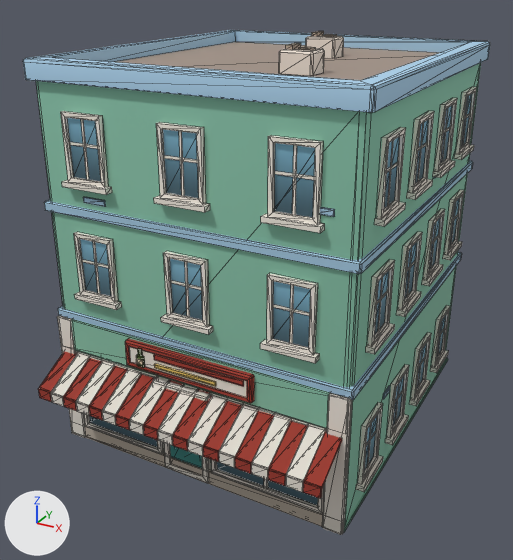
A saved change to the glTF model newcity/art/kit/tremont_e1.glb.
One viewpoint serves both versions: a camera (50 mm lens) standing at (9.94, -19.53, 14.03) and looking at (-0.1, -1.27, 4.9). The axes (+X, +Y, +Z) are drawn at lower left. The lights are the same throughout. The picture after the commit comes second. Mesh edges are drawn as thin lines. Vertices at exactly the same position are counted once.

In view in the first picture: 'tremont_e1'.
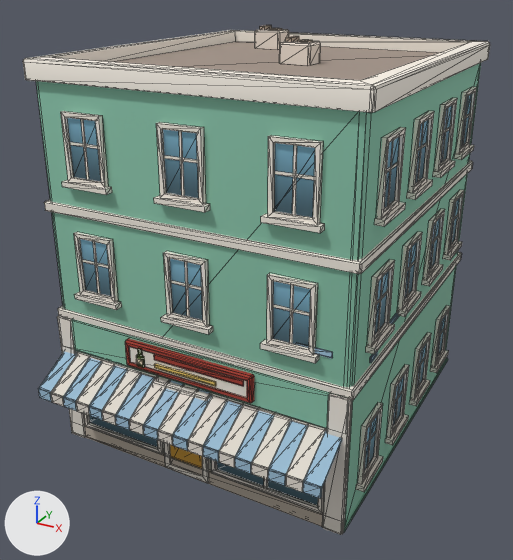
Location of each change, [x1, y1, x2, y2] in pixels of the pictures (513 x 560 px; the box of a moved part takes in the faces that stretch with it):
'tremont_e1', reshaped, surface changed (lighter)
    before: [23, 30, 490, 535]
    after: [23, 25, 490, 535]
part 1 of me_tremont_e1, moved or reshaped (not visible afterwards)
    before: [320, 207, 335, 217]
part 2 of me_tremont_e1, moved or reshaped (not visible before)
    after: [296, 343, 333, 358]
part 3 of me_tremont_e1, moved or reshaped (not visible afterwards)
    before: [83, 197, 106, 207]
part 4 of me_tremont_e1, moved or reshaped
    before: [383, 386, 390, 399]
    after: [370, 351, 378, 363]
part 5 of me_tremont_e1, moved or reshaped (not visible before)
    after: [389, 313, 399, 324]
part 6 of me_tremont_e1, moved or reshaped
    before: [322, 34, 337, 37]
    after: [297, 40, 313, 43]
part 7 of me_tremont_e1, moved or reshaped
    before: [306, 36, 344, 58]
    after: [279, 41, 321, 65]
part 8 of me_tremont_e1, moved or reshaped
    before: [311, 31, 324, 37]
    after: [286, 36, 299, 42]
part 9 of me_tremont_e1, moved or reshaped
    before: [299, 47, 316, 50]
    after: [269, 28, 282, 30]
part 10 of me_tremont_e1, moved or reshaped
    before: [279, 48, 325, 76]
    after: [255, 29, 289, 49]
part 11 of me_tremont_e1, moved or reshaped
    before: [286, 43, 301, 50]
    after: [260, 25, 272, 30]
part 12 of me_tremont_e1, surface changed (lighter)
    both: [23, 30, 490, 499]

What changed in the scene script:
```text
Change me_tremont_e1:
    where me_tremont_e1.from_pydata(...)  # 1816 vertices, 2540 faces; spans x -4.99..4.99, y -6.64..5.41, z 0.0..12.19
    used by ob_tremont_e1; location = (0.0, 0.0, 0.0)
    me_tremont_e1 part 1: the loose piece of 16 vertices spanning x 3.6..4.1, y -5.29..-5.25, z 8.89..9.06 is moved by (-4.36, 0.0, -4.94)
    me_tremont_e1 part 2: the loose piece of 16 vertices spanning x 3.61..4.11, y -5.29..-5.25, z 2.38..2.55 is scaled about its middle by (2.03, 1, 1), then moved by (-0.14, 0.0, 2.87)
    me_tremont_e1 part 3: the loose piece of 16 vertices spanning x -3.35..-2.6, y -5.29..-5.25, z 8.08..8.25 is scaled about its middle by (1.34, 1, 1), then moved by (6.36, 0.0, -6.18)
    me_tremont_e1 part 4: the loose piece of 16 vertices spanning x 4.75..4.79, y -2.58..-2.08, z 2.71..2.88 is moved by (0.0, -1.41, 1.91)
    me_tremont_e1 part 5: the loose piece of 16 vertices spanning x 4.75..4.79, y 0.49..0.99, z 8.46..8.63 is scaled about its middle by (1, 2.03, 1), then moved by (0.0, -2.87, -3.44)
    me_tremont_e1 part 6: the loose piece of 16 vertices spanning x 0.4..0.88, y 1.86..2.34, z 12.07..12.11 is moved by (0.1, -1.99, 0.0)
    me_tremont_e1 part 7: the loose piece of 20 vertices spanning x -0.01..0.99, y 1.7..2.5, z 11.47..12.07 is moved by (0.1, -1.99, 0.0)
    me_tremont_e1 part 8: the loose piece of 8 vertices spanning x 0.14..0.34, y 1.85..2.35, z 12.07..12.19 is moved by (0.1, -1.99, 0.0)
    me_tremont_e1 part 9: the loose piece of 16 vertices spanning x 1.45..1.93, y -2.01..-1.53, z 12.07..12.11 is moved by (-3.69, 5.34, 0.0)
    me_tremont_e1 part 10: the loose piece of 20 vertices spanning x 1.04..2.04, y -2.17..-1.37, z 11.47..12.07 is moved by (-3.69, 5.34, 0.0)
    me_tremont_e1 part 11: the loose piece of 8 vertices spanning x 1.19..1.39, y -2.02..-1.52, z 12.07..12.19 is moved by (-3.69, 5.34, 0.0)
    me_tremont_e1 part 12: texture (UV) coordinates of 540 of 2540 faces, centred in x -4.91..4.91, y -6.64..5.41, z 0.3..11.85, changed; they spanned u 0.22..0.97, v 0.01..0.11 and now span u 0.22..0.91, v 0.01..0.11
```
